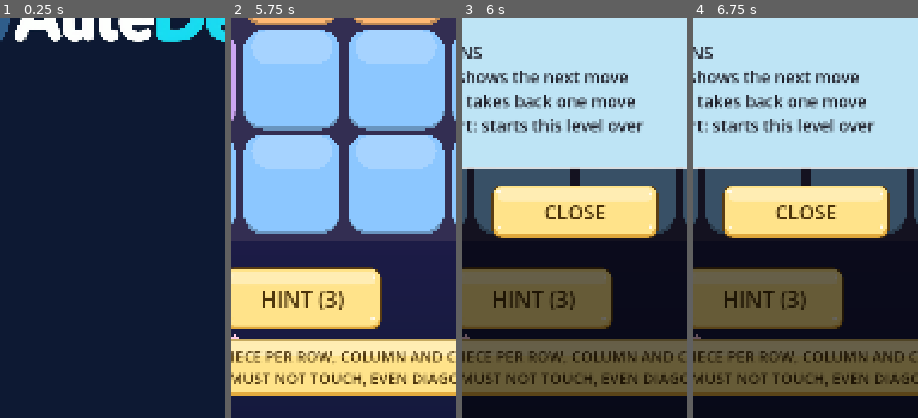
Above: before the commit, frames 1-4 (left to right).
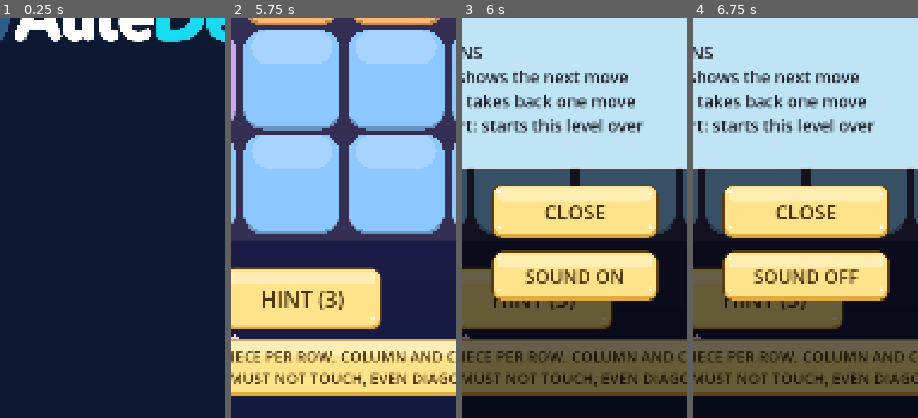
Above: after the commit, the same moments.

Repository: hidekig1001-cell/invader-radar
Game: Godot game, scene res://scenes/app.tscn
Same seed, same stepped clock (60 frames per second), same inputs: the game is played once before the commit and once after it.
Inputs (mouse positions are % of the whole screen's width and height, from its top left):
- Up to frame 1 (0.25 s): no input
- Up to frame 2 (5.75 s): tap Enter at 0.5 s; move the mouse to (72, 45) at 0.52 s; hold Shift 0.53-1.25 s; click (72, 45) at 0.67 s; click "English" at 1.25 s; click "START NOW" at 2 s; click "RESTART" at 2.75 s; click "RESTART" at 3.5 s; click "RESTART" at 4.25 s; click "UNDO" at 5 s
- Up to frame 3 (6 s): click "RULES" at 5.75 s
- Up to frame 4 (6.75 s): click (50, 82) at 6.5 s, where only the run after the commit has a clickable "SOUND ON"
The pictures show only the part of the screen within x 25-75%, y 50-100%; the shares and areas given below are measured in that part.

Frames 1-2 are identical in both runs. In frame 3, 9.3% of the frame differs, in the area x 12-88%, y 58-71%; in frame 4, 9.3%.

Commit message:
CR-1121: 説明の画面に音 ON／OFF のボタン
improve runner が生成（実装: qwen3.8-flashnext-strata-v100、テスト: qwen3.8-flashnext-strata-144）。run: 20261022-0643-CR-1121

Diff:
--- a/scenes/rules_panel.gd
+++ b/scenes/rules_panel.gd
@@ -3,10 +3,14 @@
 signal closed
 
 const ButtonStyle = preload("res://scenes/button_style.gd")
+const SoundSettings = preload("res://game/sound_settings.gd")
 
 var dim: ColorRect
 var body_label: Label
 var close_button: Button
+var settings_path: String = "user://settings.json"
+var language: String = "en"
+var sound_button: Button
 
 
 func _ready() -> void:
@@ -47,15 +51,25 @@
 	close_button.pressed.connect(close)
 	add_child(close_button)
 
+	sound_button = Button.new()
+	sound_button.position = Vector2(340, 1520)
+	sound_button.size = Vector2(400, 120)
+	ButtonStyle.apply_to(sound_button)
+	sound_button.add_theme_font_size_override("font_size", 44)
+	sound_button.pressed.connect(toggle_sound)
+	add_child(sound_button)
+
 	visible = false
 
 
 func open(lang: String) -> void:
+	language = lang
 	body_label.text = rules_text(lang)
 	if lang == "ja":
 		close_button.text = "閉じる"
 	else:
 		close_button.text = "CLOSE"
+	update_sound_label()
 	visible = true
 
 
@@ -70,6 +84,33 @@
 	dim.size = screen
 	body_label.position = Vector2(90, 420) + offset
 	close_button.position = Vector2(340, 1360) + offset
+	sound_button.position = Vector2(340, 1520) + offset
+
+
+func toggle_sound() -> void:
+	var m = not SoundSettings.load_muted(settings_path)
+	SoundSettings.save_muted(settings_path, m)
+	SoundSettings.apply(m)
+	update_sound_label()
+
+
+func update_sound_label() -> void:
+	if sound_button != null:
+		sound_button.text = sound_label()
+
+
+func sound_label() -> String:
+	var m = SoundSettings.load_muted(settings_path)
+	if language == "ja":
+		if m:
+			return "音 OFF"
+		else:
+			return "音 ON"
+	else:
+		if m:
+			return "SOUND OFF"
+		else:
+			return "SOUND ON"
 
 
 static func rules_text(lang: String) -> String:
--- /dev/null
+++ b/test/cr/test_cr_1121.gd
@@ -0,0 +1,36 @@
+extends GutTest
+
+func test_sound_toggle_and_labels() -> void:
+	## CHECK: 1
+	var Save = load("res://game/session_save.gd")
+	var Prefs = load("res://game/sound_settings.gd")
+	var RulesPanel = load("res://scenes/rules_panel.gd")
+	var path = "user://test_cr_1121_settings.json"
+	Save.write_text(path, "")
+	var rp = RulesPanel.new()
+	rp.settings_path = path
+	add_child_autofree(rp)
+	rp.open("en")
+	assert_eq(rp.sound_button.text, "SOUND ON")
+	rp.toggle_sound()
+	assert_true(AudioServer.is_bus_mute(0))
+	assert_true(Prefs.load_muted(path))
+	assert_eq(rp.sound_button.text, "SOUND OFF")
+	rp.open("ja")
+	assert_eq(rp.sound_button.text, "音 OFF")
+	rp.toggle_sound()
+	assert_false(AudioServer.is_bus_mute(0))
+	assert_false(Prefs.load_muted(path))
+	assert_eq(rp.sound_button.text, "音 ON")
+
+func test_sound_button_geometry() -> void:
+	## CHECK: 2
+	var RulesPanel = load("res://scenes/rules_panel.gd")
+	var rp = RulesPanel.new()
+	rp.settings_path = "user://test_cr_1121_settings.json"
+	add_child_autofree(rp)
+	assert_eq(rp.sound_button.position, Vector2(340, 1520))
+	assert_eq(rp.sound_button.size, Vector2(400, 120))
+	rp.place(Vector2(1180, 2120))
+	assert_eq(rp.sound_button.position, Vector2(390, 1620))
+	assert_eq(rp.close_button.position, Vector2(390, 1460))
Not shown, added: scenes/rules_panel.gd.uid
